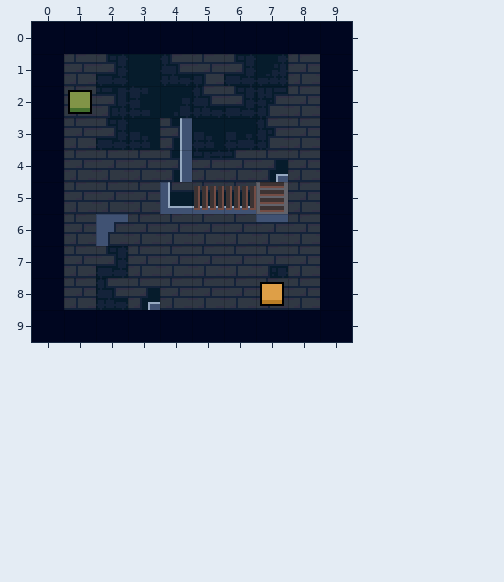
A Tiled map gets an edit: assets/maps/level5.tmx. The first picture shows the starting point.
Cells are 16x16 px. Shown: x 0..9, y 0..9.
Once edited:
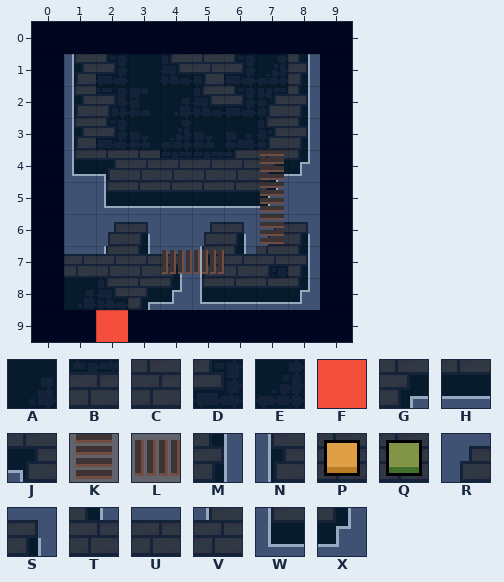
Key: from "tiles1": A 0, B 4, C 12, D 21, E 24, F 37, G 40, H 41, J 42, K 46, L 47, M 48, N 50, P 51, Q 53, R 54, S 55, T 56, U 57, V 58, W 62, X 63.
_ is an empty cell, # one hidden under a higher layer.
Difference:
{"where": "layer \"Capa de patrones 1\""}
{"y":3,"x":4,"old":"M","new":"E"}
{"y":4,"x":4,"old":"M","new":"B"}
{"y":4,"x":7,"old":"#","new":"G"}
{"y":5,"x":4,"old":"WHHK","new":"###X"}
{"y":6,"x":7,"old":"U","new":"R"}
{"y":7,"x":3,"old":"###","new":"TSN"}
{"y":8,"x":4,"old":"#","new":"X"}
{"where": "layer \"Capa de patrones 2\""}
{"y":1,"x":1,"old":"C","new":"N"}
{"y":1,"x":8,"old":"C","new":"M"}
{"y":2,"x":1,"old":"#","new":"N"}
{"y":2,"x":8,"old":"C","new":"M"}
{"y":3,"x":1,"old":"C","new":"N"}
{"y":3,"x":8,"old":"C","new":"M"}
{"y":4,"x":1,"old":"CC","new":"WJ"}
{"y":4,"x":7,"old":"GC","new":"KX"}
{"y":5,"x":1,"old":"CCC____C","new":"_WHHHHK_"}
{"y":6,"x":1,"old":"C","new":"_"}
{"y":6,"x":3,"old":"CCCC_C","new":"S_RSKS"}
{"y":7,"x":1,"old":"CDCCCC","new":"UV_LLT"}
{"y":7,"x":8,"old":"C","new":"M"}
{"y":8,"x":1,"old":"C","new":"A"}
{"y":8,"x":4,"old":"CCC#C","new":"_WHHX"}
{"y":9,"x":2,"old":"_","new":"F"}
{"where": "layer \"btn\" (removed)"}
{"y":8,"x":7,"old":"P","new":"_"}
{"where": "layer \"btn #2\" (removed)"}
{"y":2,"x":1,"old":"Q","new":"_"}
{"where": "layer \"bridge-a\" (removed)"}
{"y":5,"x":5,"old":"LL","new":"__"}
{"label":"changed","picture_box":[64,54,320,342]}
